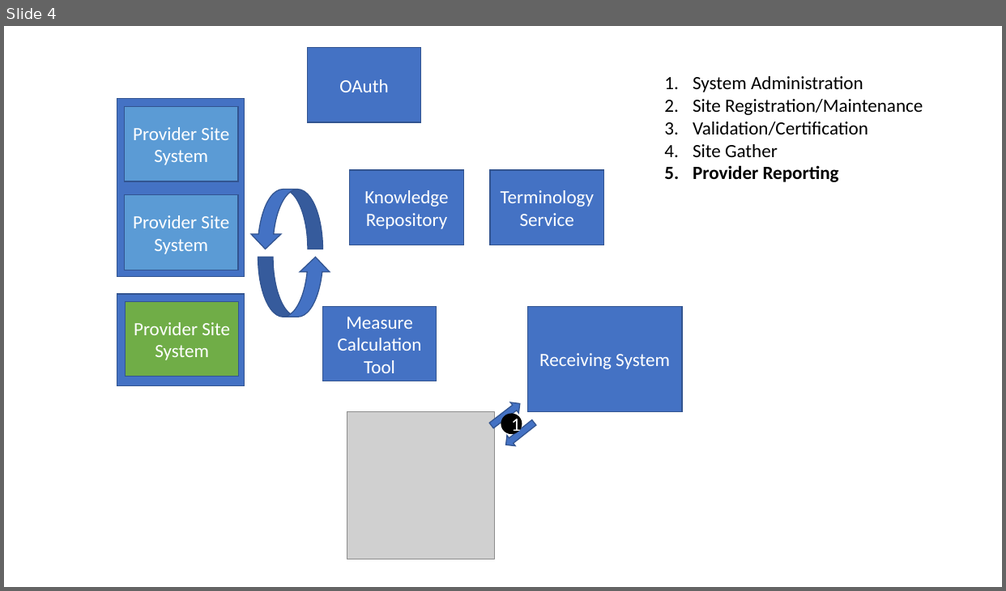
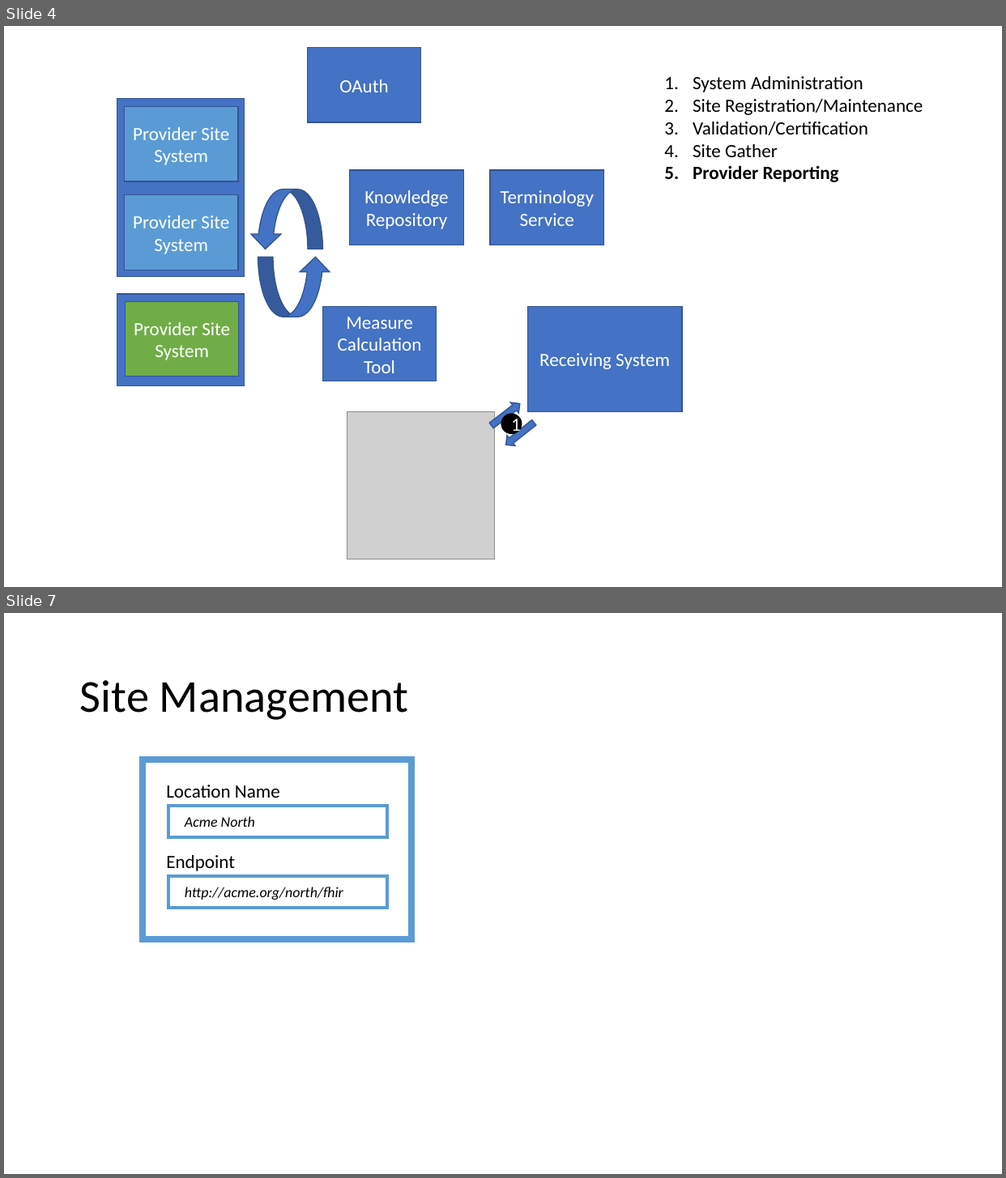
Before and after one commit to cqframework/mct-ig, a slide deck: docs/Yale MCP.pptx. Shown one above the other, each under a label of ours: slide 4 before the commit, slides 4 and 7 after it; the slides between them are not shown. The pictures are 1006x591 and 1006x1178 pixels, drawn with LibreOffice and Linux fonts; fonts in the diff are those of the drawing; grey boxes stand for pictures. Boxes give left, top, right and bottom in pixels: in the first picture for what was removed or moved away, otherwise in the second. Text is boxed around its words. In the diff, an @@ line names an element or a change of style, - is before the commit and + after.

```diff
--- a/docs/Yale MCP.pptx
+++ b/docs/Yale MCP.pptx
@@ slide 7 added at [4,613,1002,1174], background #FFFFFF @@
@@ title added at [80,680,408,720], 44 pt, text #000000 @@
+Site Management
@@ rectangle added at [143,760,411,939], outline #5B9BD5 6 pt @@
@@ text added at [166,785,280,798], 18 pt, text #000000 @@
+Location Name
@@ rectangle added at [168,806,387,837], outline #5B9BD5 3 pt @@
@@ text added at [185,816,255,827], 14 pt, text #000000, italic @@
+Acme North
@@ text added at [166,855,235,871], 18 pt, text #000000 @@
+Endpoint
@@ rectangle added at [168,876,387,909], outline #5B9BD5 3 pt @@
@@ text added at [185,887,343,900], 14 pt, text #000000, italic @@
+http://acme.org/north/fhir
```
Also in this commit, not shown: 4 other slides added.
